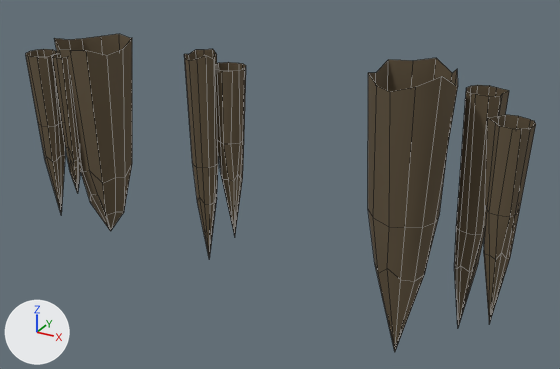
A saved change to the FBX model Assets/Meshes/Props/stalagtite_1.fbx.
The view is the same before and after, from a 50 mm camera at (16.47, -0.91, 0.31) aimed at (12.77, 5.81, -3.05). The lights are fixed; the arrows at lower left show +X, +Y and +Z. Mesh edges are drawn as thin lines. Where no turn or scale is listed for an object, it has been applied to the vertices.

The scene before the commit, as lines of its bpy script (objects in view):
```python
me_cone_003 = bpy.data.meshes.new('Cone.003')
me_cone_003.from_pydata(...)  # 296 vertices, 288 faces; spans x -2.55..3.0, y -0.44..0.7, z -1.9..1.2
me_cone_003.materials.append(mat_rock)  # brown #62543e
ob_stalactite_1 = bpy.data.objects.new('stalactite_1', me_cone_003)
ob_stalactite_1.location = (12.382, 5.586, -2.703)
```
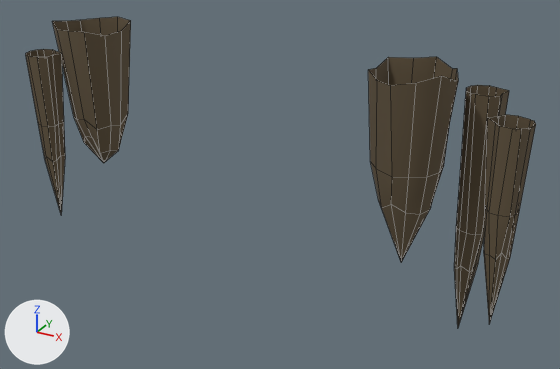
The change in detail:
me_cone_003 is used by ob_stalactite_1; location (12.382, 5.586, -2.703).
me_cone_003 had 296 vertices, 288 faces and spanned x -2.55..3.0, y -0.44..0.7, z -1.9..1.2.
me_cone_003 now has 185 vertices, 180 faces and spans x -2.55..3.0, y -0.44..0.7, z -1.72..1.21.
me_cone_003 part 1: the loose piece of 37 vertices spanning x -2.3..-1.49, y -0.3..0.5, z -1.41..1.02 is rebuilt with 37 vertices and now spans x -2.3..-1.49, y -0.3..0.5, z -0.5..1.21.
me_cone_003 part 2: the loose piece of 37 vertices spanning x -2.21..-2.0, y -0.35..-0.13, z -0.82..0.87 is deleted.
me_cone_003 part 3: the loose piece of 37 vertices spanning x -0.42..-0.06, y 0.07..0.42, z -1.16..0.86 is deleted.
me_cone_003 part 4: the loose piece of 37 vertices spanning x -0.63..-0.28, y -0.11..0.26, z -1.42..1.04 is deleted.
Part 5, on me_cone_003:
7 vertices in x 1.63..2.18, y -0.28..0.35, z -0.28 move by (0.0, 0.0, 0.51).
6 vertices in x 1.58..2.12, y -0.16..0.3, z -0.89..-0.88 move by (0.0, 0.0, 0.72).
5 vertices in x 1.51..2.06, y -0.02..0.44, z -0.28 move by (0.0, 0.0, 0.5).
4 vertices in x 1.47..2.01, y -0.31..0.42, z 1.11..1.13 move by (0.0, 0.0, 0.03).
3 vertices in x 1.62..1.77, y -0.05..0.28, z -0.85..-0.82 move by (0.0, 0.0, 0.7).
3 vertices in x 1.48..2.28, y -0.29..0.09, z 1.06 move by (0.0, 0.0, 0.05).
7 vertices move from x 1.8..2.12, y -0.35..0.51, z -1.9..1.16 to x 1.8..2.12, y -0.35..0.51, z -0.82..1.17.

Changed parts and their boxes (x1, y1, x2, y2) in the pictures (560 x 369 px; the box of a moved part takes in the faces that stretch with it):
'stalactite_1', reshaped
    before: (26, 34, 536, 351)
    after: (26, 17, 536, 326)
part 1 of me_cone_003, rebuilt (26% shorter)
    before: (54, 34, 132, 231)
    after: (52, 17, 131, 163)
part 2 of me_cone_003, deleted (brown)
    before: (52, 53, 81, 193)
part 3 of me_cone_003, deleted
    before: (215, 62, 246, 236)
part 4 of me_cone_003, deleted (brown)
    before: (184, 49, 219, 258)
part 5 of me_cone_003, moved or reshaped
    before: (368, 58, 458, 351)
    after: (368, 57, 458, 262)
